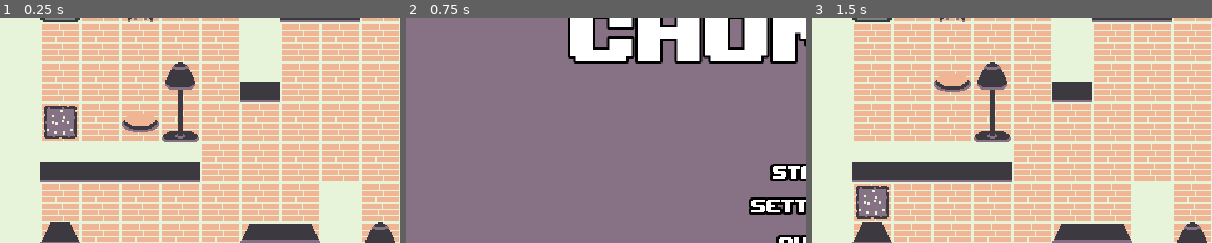
Above: before the commit, frames 1-3 (left to right).
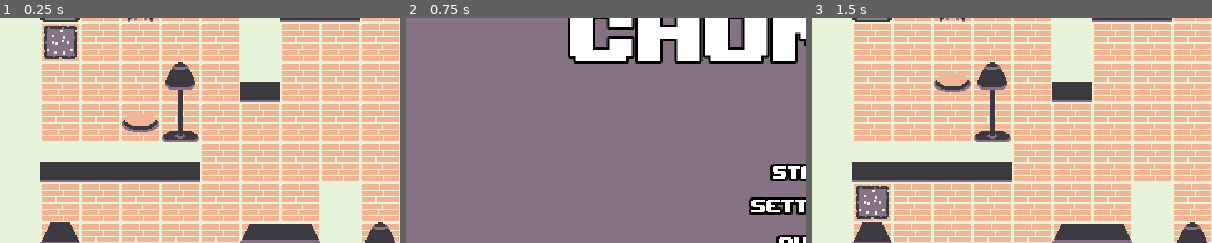
Above: after the commit, the same moments.

Repository: Maoaii/Chonkat
Game: Godot game, scene res://Levels/Level2.tscn
Two runs of this game, one before a commit and one after it. Both use one fixed random seed, a clock stepped at 60 frames per second and the inputs below. This scene is started directly instead of the project's main scene.
Inputs:
- Up to frame 1 (0.25 s): no input
- Up to frame 2 (0.75 s): tap Q (quit) at 0.5 s; hold D (right) from 0.53 s (still down)
- Up to frame 3 (1.5 s): release D (right) at 1.25 s; click "Start" at 1.25 s
The pictures show only the part of the screen within x 0-50%, y 26-76%; the shares and areas given below are measured in that part.

The runs differ from the first frame. In frame 1, 2.3% of the frame differs, in the area x 11-20%, y 3-54%; in frame 2, nothing differs; in frame 3, nothing differs.

Commit message:
Grid movement done!

Diff:
--- a/Levels/Level2.tscn
+++ b/Levels/Level2.tscn
@@ -28,7 +28,7 @@
 [node name="Treats" type="Node2D" parent="."]
 
 [node name="Treat" parent="Treats" instance=ExtResource( 8 )]
-position = Vector2( 48, 176 )
+position = Vector2( 48, 112 )
 
 [node name="NextLevelUI" parent="." instance=ExtResource( 5 )]
 anchor_left = 0.5
--- a/Player/Food/Food.gd
+++ b/Player/Food/Food.gd
@@ -1,7 +1,6 @@
 extends StaticBody2D
 
 func _on_EatArea_body_entered(body):
-	print(body.name)
 	if body.name == "Player":
 		get_tree().call_group("Player", "freeze_player")
 		get_tree().call_group("NextLevelUI", "draw_ui")
--- a/Player/Food/Food.tscn
+++ b/Player/Food/Food.tscn
@@ -1,7 +1,6 @@
-[gd_scene load_steps=5 format=2]
+[gd_scene load_steps=4 format=2]
 
 [ext_resource path="res://Assets/Tilesets/Decoration/food.png" type="Texture" id=1]
-[ext_resource path="res://Player/Food/Food.gd" type="Script" id=2]
 
 [sub_resource type="RectangleShape2D" id=1]
 extents = Vector2( 14, 7 )
@@ -10,7 +9,6 @@
 extents = Vector2( 15, 8 )
 
 [node name="Food" type="StaticBody2D"]
-script = ExtResource( 2 )
 
 [node name="Sprite" type="Sprite" parent="."]
 texture = ExtResource( 1 )
@@ -22,5 +20,3 @@
 
 [node name="CollisionShape2D" type="CollisionShape2D" parent="EatArea"]
 shape = SubResource( 2 )
-
-[connection signal="body_entered" from="EatArea" to="." method="_on_EatArea_body_entered"]
--- a/Player/Player.tscn
+++ b/Player/Player.tscn
@@ -34,9 +34,9 @@
 
 [node name="RayCast" parent="." instance=ExtResource( 4 )]
 
-[node name="Area2D" type="Area2D" parent="."]
+[node name="PlayerBody" type="Area2D" parent="."]
 
-[node name="CollisionShape2D" type="CollisionShape2D" parent="Area2D"]
+[node name="CollisionShape2D" type="CollisionShape2D" parent="PlayerBody"]
 shape = SubResource( 1 )
 
 [connection signal="moved" from="." to="RayCast" method="_on_Player_moved"]
--- a/Player/RayCast/RayCast.tscn
+++ b/Player/RayCast/RayCast.tscn
@@ -7,6 +7,7 @@
 script = ExtResource( 1 )
 
 [node name="RayCastDrawing" type="Line2D" parent="."]
+visible = false
 points = PoolVector2Array( 8, -3 )
 width = 5.0
 default_color = Color( 1, 0.4, 0.4, 1 )
--- a/Player/Treat/Treat.gd
+++ b/Player/Treat/Treat.gd
@@ -1,6 +1,6 @@
 extends Area2D
 
-func _on_Treat_body_entered(body):
-	if body.name == "Player":
+func _on_Treat_area_entered(area):
+	if area.name == "PlayerBody":
 		Global.current_treats += 1
 		self.queue_free()
--- a/Player/Treat/Treat.tscn
+++ b/Player/Treat/Treat.tscn
@@ -15,4 +15,4 @@
 [node name="CollisionShape2D" type="CollisionShape2D" parent="."]
 shape = SubResource( 1 )
 
-[connection signal="body_entered" from="." to="." method="_on_Treat_body_entered"]
+[connection signal="area_entered" from="." to="." method="_on_Treat_area_entered"]
